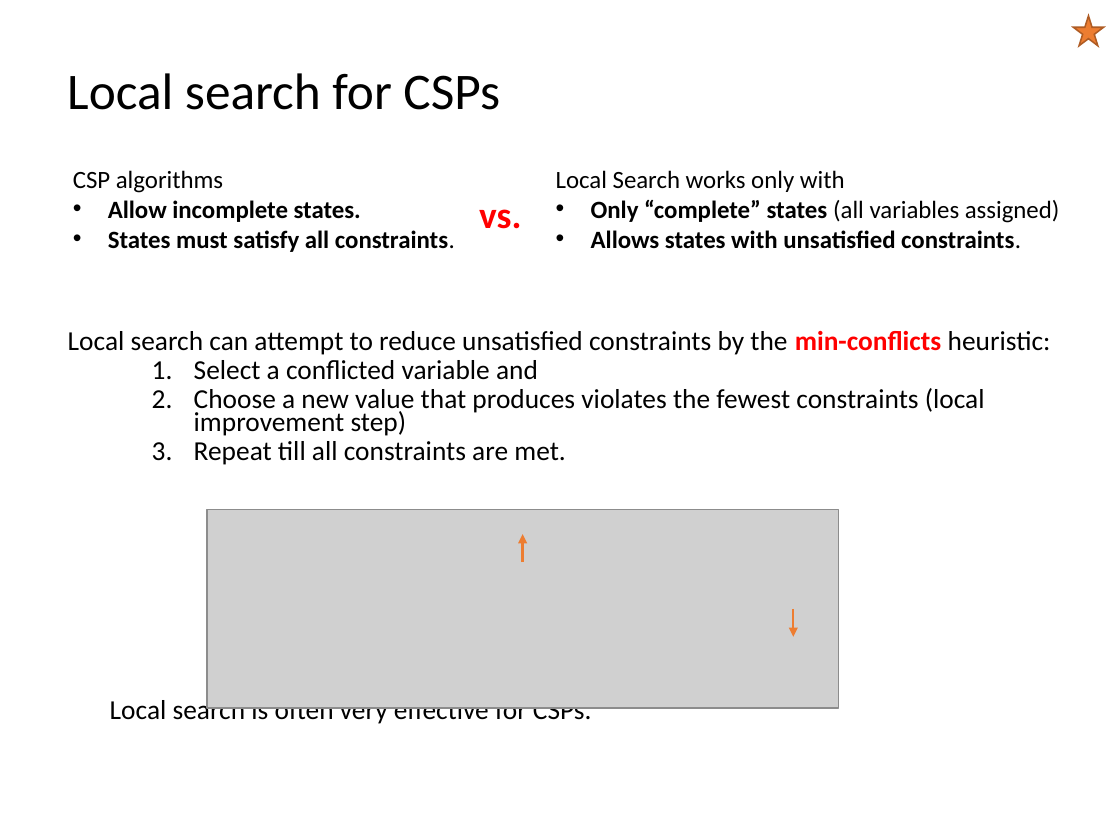
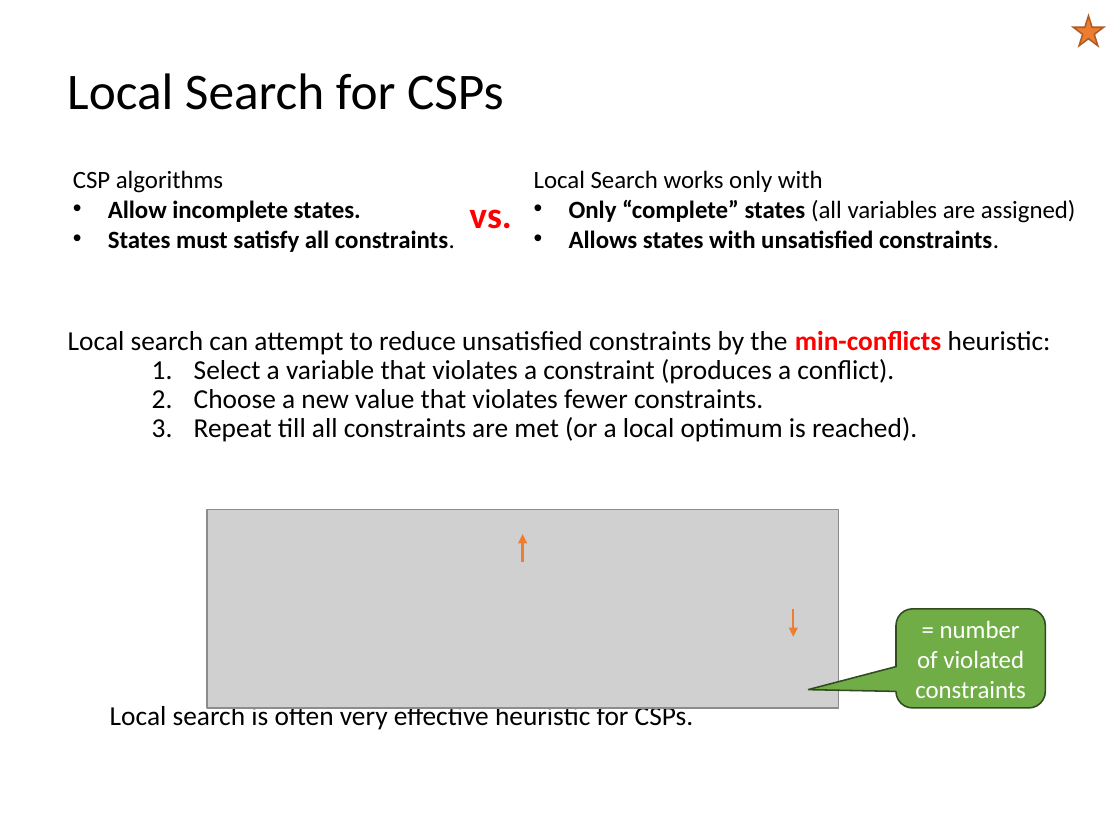
Before and after one commit to mhahsler/CS7320-AI, a slide deck: slide 20 of slides/06_CSP.pptx (slide 19 before the commit). Drawn at 1120x840 pixels with LibreOffice and Linux fonts; fonts in the diff are those of the drawing; grey boxes stand for pictures. Boxes give left, top, right and bottom in pixels: in the first picture for what was removed or moved away, otherwise in the second. Text is boxed around its words. In the diff, an @@ line names an element or a change of style, - is before the commit and + after.

```diff
--- a/slides/06_CSP.pptx
+++ b/slides/06_CSP.pptx
@@ title at <box>67,73,504,110</box>: text changed @@
-Local search for CSPs
+Local Search for CSPs
@@ text "Local Search works only with": place and size @@
-text "Local Search works only with" at <box>556,170,1060,249</box>
+text "Local Search works only with" at <box>534,170,1076,249</box>
@@ text "vs.": place and size @@
-text "vs." at <box>479,209,521,229</box>
+text "vs." at <box>469,209,511,229</box>
@@ text at <box>569,200,1076,223</box>: text changed @@
-• Only “complete” states (all variables assigned)
+• Only “complete” states (all variables are assigned)
@@ text at <box>110,359,917,730</box>: text changed @@
-    1. Select a conflicted variable and
-    2. Choose a new value that produces violates the fewest constraints (local improvement step)
-    3. Repeat till all constraints are met.
-  Local search is often very effective for CSPs.
+    1. Select a variable that violates a constraint (produces a conflict).
+    2. Choose a new value that violates fewer constraints.
+    3. Repeat till all constraints are met (or a local optimum is reached).
+  Local search is often very effective heuristic for CSPs.
@@ rounded speech box added at <box>896,609,1045,708</box>, fill #70AD47, outline #314C1F 1 pt, 16 pt, text #FFFFFF @@
+= number of violated constraints
```
Also in this commit, not shown: 5 other slides changed, 1 slide added, 1 other file.
